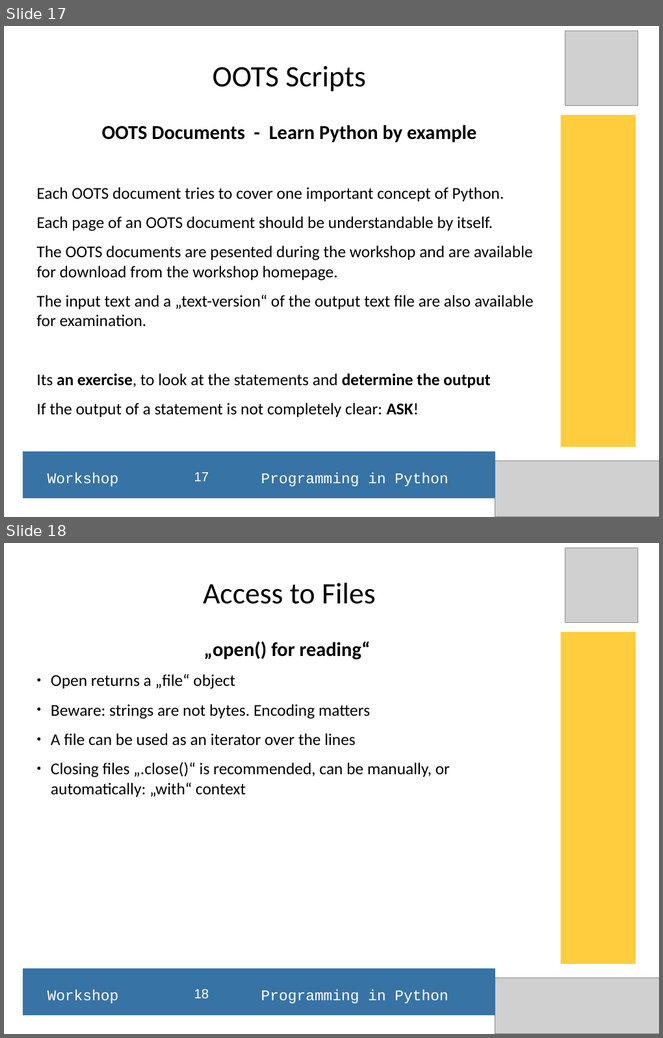
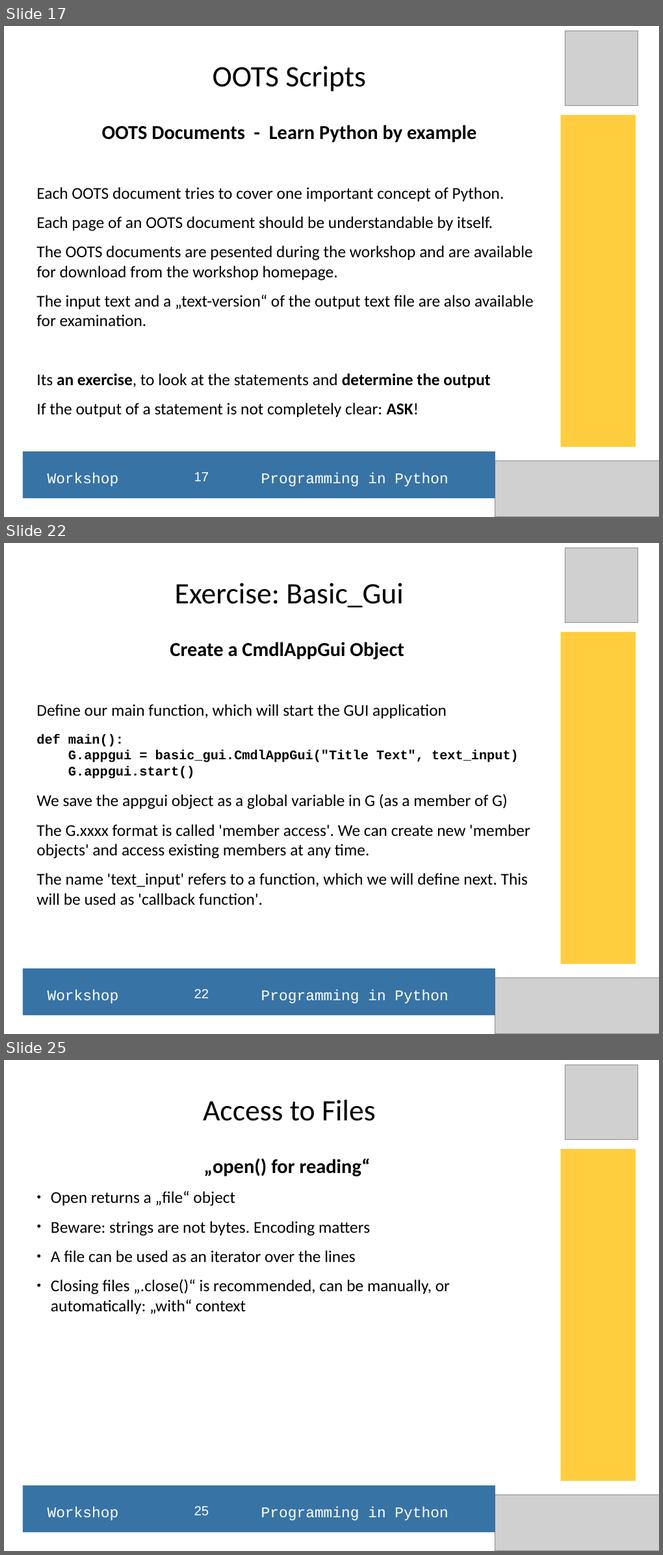
Before and after one commit to hans-boden/pyws-fablab-lisbon, a slide deck: resources/python_ws_2016Q1.odp. Shown one above the other, each under a label of ours: slides 17 and 18 before the commit, slides 17, 22 and 25 after it; the slides between them are not shown. The pictures are 663x1038 and 663x1555 pixels, drawn with LibreOffice and Linux fonts; fonts in the diff are those of the drawing; grey boxes stand for pictures. Boxes give left, top, right and bottom in pixels: in the first picture for what was removed or moved away, otherwise in the second. Text is boxed around its words. In the diff, an @@ line names an element or a change of style, - is before the commit and + after.

Commit message:
extended Python Workshop presentation

```diff
--- a/resources/python_ws_2016Q1.odp
+++ b/resources/python_ws_2016Q1.odp
@@ slide 22 added at (4,543,659,1034), background #FFFFFF @@
@@ picture added at (566,548,638,623) @@
@@ title added at (175,583,403,607), 36 pt, text #000000 @@
+Exercise: Basic_Gui
@@ rectangle added at (561,632,636,965), fill #FFCD3D @@
@@ subtitle added at (36,642,530,906), 20 pt, text #000000 @@
+Create a CmdlAppGui Object
+Define our main function, which will start the GUI application
+def main():
+G.appgui = basic_gui.CmdlAppGui("Title Text", text_input)
+G.appgui.start()
+We save the appgui object as a global variable in G (as a member of G)
+The G.xxxx format is called 'member access'. We can create new 'member objects' and access existing members at any time.
+The name 'text_input' refers to a function, which we will define next. This will be used as 'callback function'.
@@ rectangle added at (22,969,495,1016), fill #3773A5 @@
@@ text added at (48,990,448,1004), 18 pt, text #FFFFFF @@
+Workshop Programming in Python
@@ page number added at (194,990,209,999), 16 pt, text #FFFFFF @@
+22
@@ picture added at (495,979,659,1034) @@
@@ what was slide 18 is now slide 25 @@
@@ page number at (194,1507,209,1516): text changed @@
-18
+25
```
Also in this commit, not shown: 6 other slides added, 3 other files.
